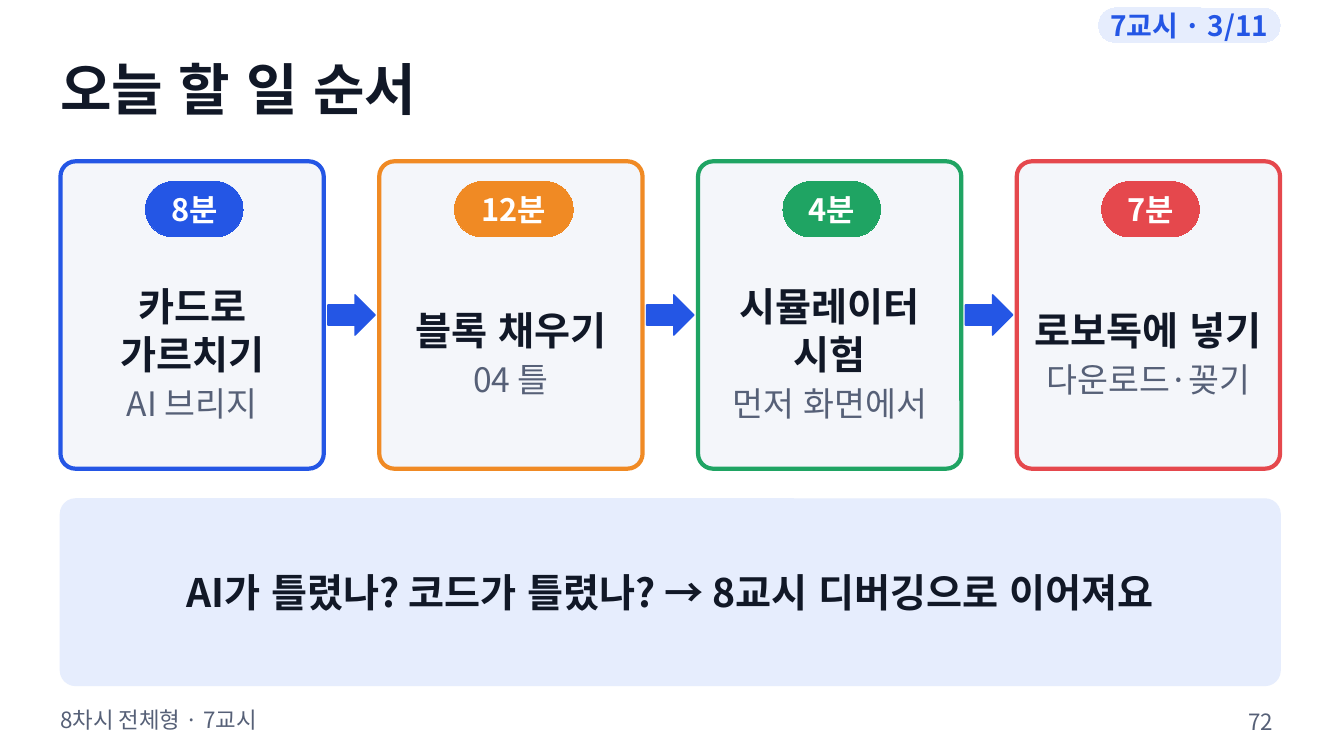
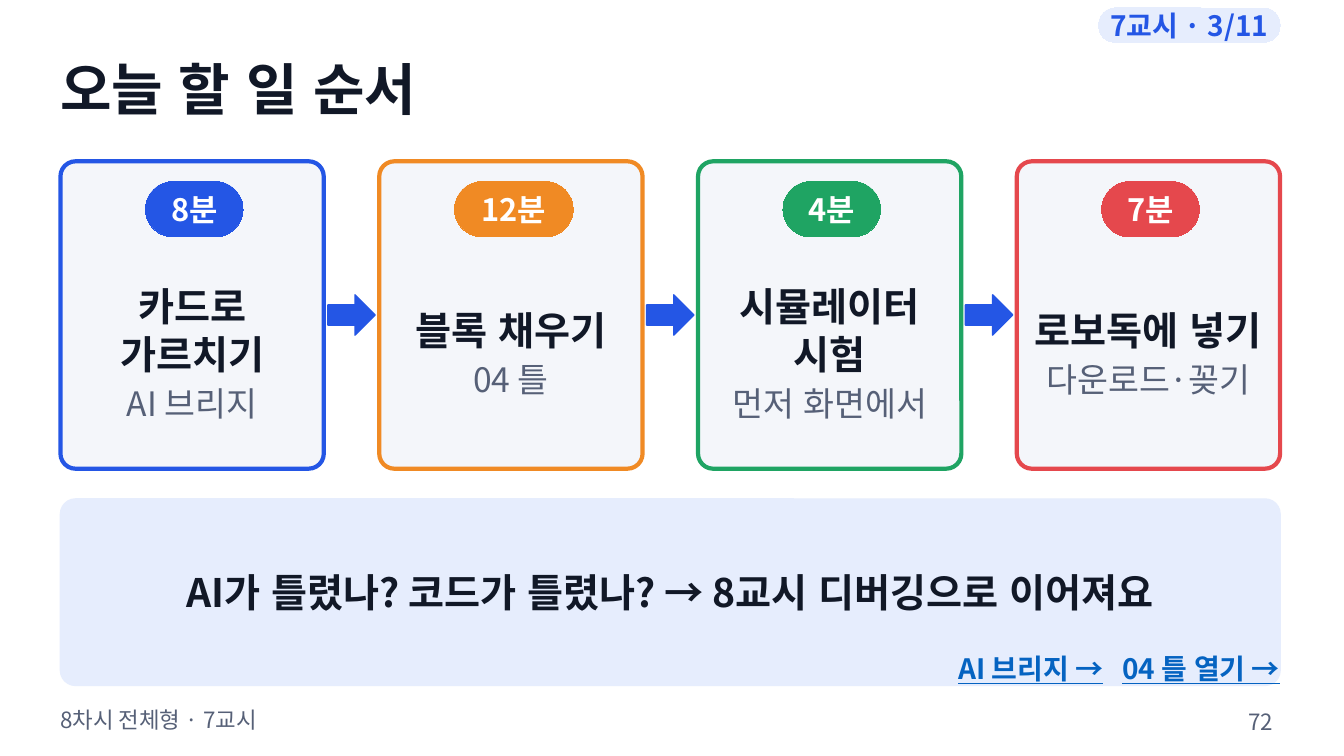
Before and after one commit to boundaryx01-uniquelife/microbit, a slide deck: slide 72 of bridge/docs/materials/8차시_전체형/8차시_수업슬라이드.pptx. Drawn at 1344x756 pixels with LibreOffice and Linux fonts; fonts in the diff are those of the drawing. Boxes give left, top, right and bottom in pixels: in the first picture for what was removed or moved away, otherwise in the second. Text is boxed around its words. In the diff, an @@ line names an element or a change of style, - is before the commit and + after.

```diff
--- a/bridge/docs/materials/8차시_전체형/8차시_수업슬라이드.pptx
+++ b/bridge/docs/materials/8차시_전체형/8차시_수업슬라이드.pptx
@@ text added at bbox=[958, 655, 1246, 687], 20 pt, text #0563C1, bold, underline @@
+AI 브리지 → 04 틀 열기 →
```
Also in this commit, not shown: 6 other slides changed, 17 other files.
